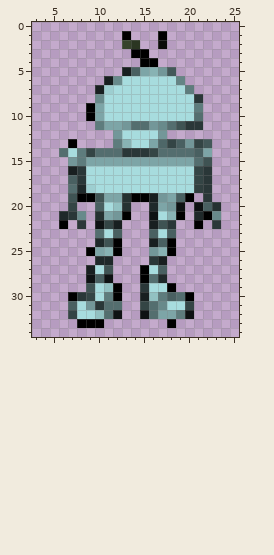
File history of a pixel-art sprite, RobotSprites/blueRobotBack.gif. Above: the version before the commit.
The file is 35x35 pixels. Colours within 5 levels of each other are drawn and written as one. Shown: x 3..25, y 0..34.
After:
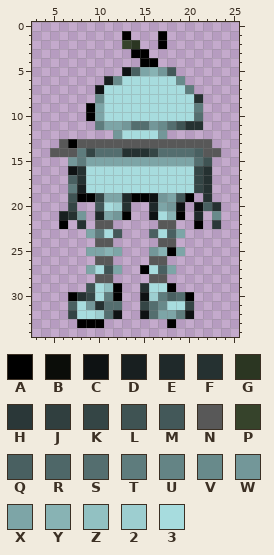
Palette (. is transparent): A #000000  B #0b0d09  C #0e1213  D #181f20  E #1f292a  F #253131  G #2b3622  H #2a3738  J #303f3f  K #344545  L #3f5353  M #435859  N #585858  P #36432b  Q #496061  R #4e6768  S #546e6f  T #5e7c7d  U #648485  V #688a8b  W #739799  X #7da5a7  Y #88b3b4  Z #92c1c2  2 #9dced0  3 #a7dcde
The exact change:
y 2: x 17 B -> A
y 5: x 13 D -> C
y 6: x 19 U -> V
y 7: x 10..11 D2 -> C3
y 8: x 21 H -> F
y 11: x 20..21 HH -> FF
y 13: x 6 . -> N; x 8..22 ....TY33XRKQWKM -> NNNNNNNNNNNNNNN
y 14: x 5..7 .S3 -> NNN; x 13..15 HHH -> FFF; x 22..23 X. -> NN
y 16: x 7..8 DH -> CF; x 22 H -> F
y 17: x 8 H -> F; x 22 H -> F
y 18: x 7..9 SE2 -> TD3; x 21..22 JH -> KF
y 19: x 10 L -> K; x 13 F -> E; x 16 D -> C; x 19 Q -> M; x 22 H -> F
y 20: x 10 Q -> M; x 12 Z -> 2
y 21: x 6..8 EHV -> DFW; x 10 F -> E; x 22 A -> .
y 22: x 8 H -> F; x 10..12 CKD -> NN.; x 16..18 DLH -> .NN
y 23: x 9..10 .S -> XT; x 12 Q -> M; x 19 . -> X
y 24: x 10..12 ELA -> NN.; x 16..18 DQA -> .NN
y 25: x 9 A -> X; x 12 A -> X; x 19 . -> X
y 26: x 10..11 EE -> NN; x 16..17 HD -> NN
y 27: x 9 D -> X; x 12 . -> X; x 18 . -> X
y 28: x 9..11 CQC -> .NN; x 15..17 ASE -> .NN
y 29: x 15 H -> F
y 30: x 8 H -> F; x 15..16 DZ -> C2
y 31: x 10 H -> F
y 32: x 10 Z -> 2
